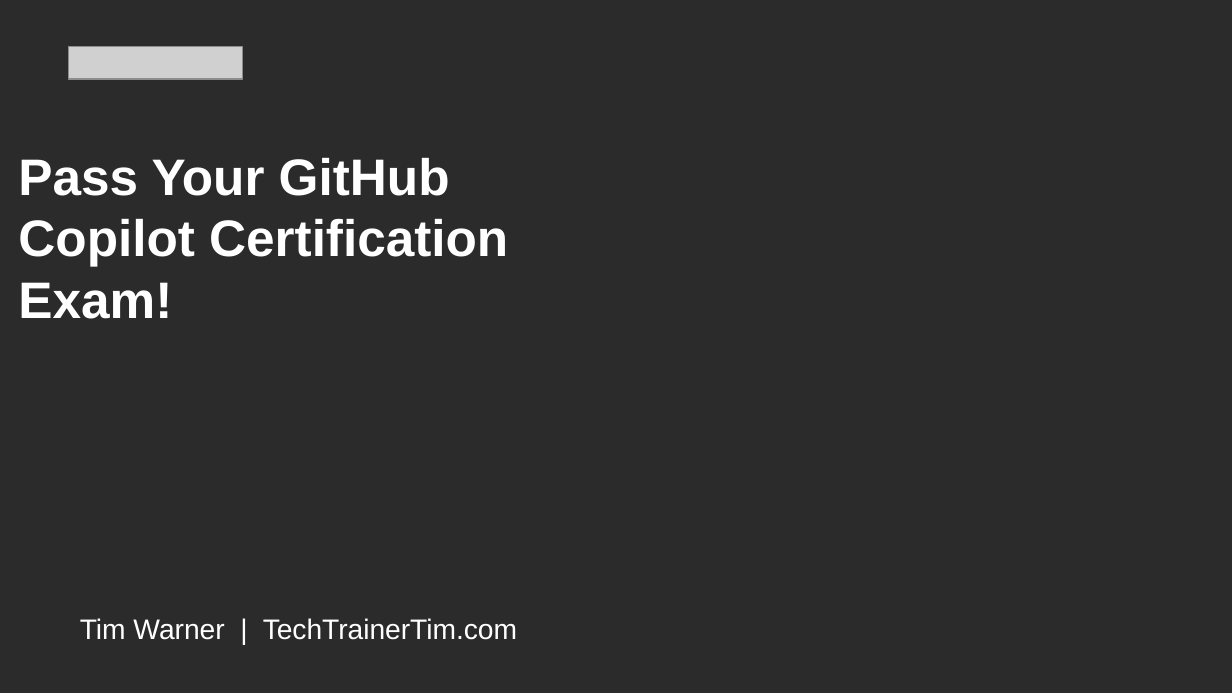
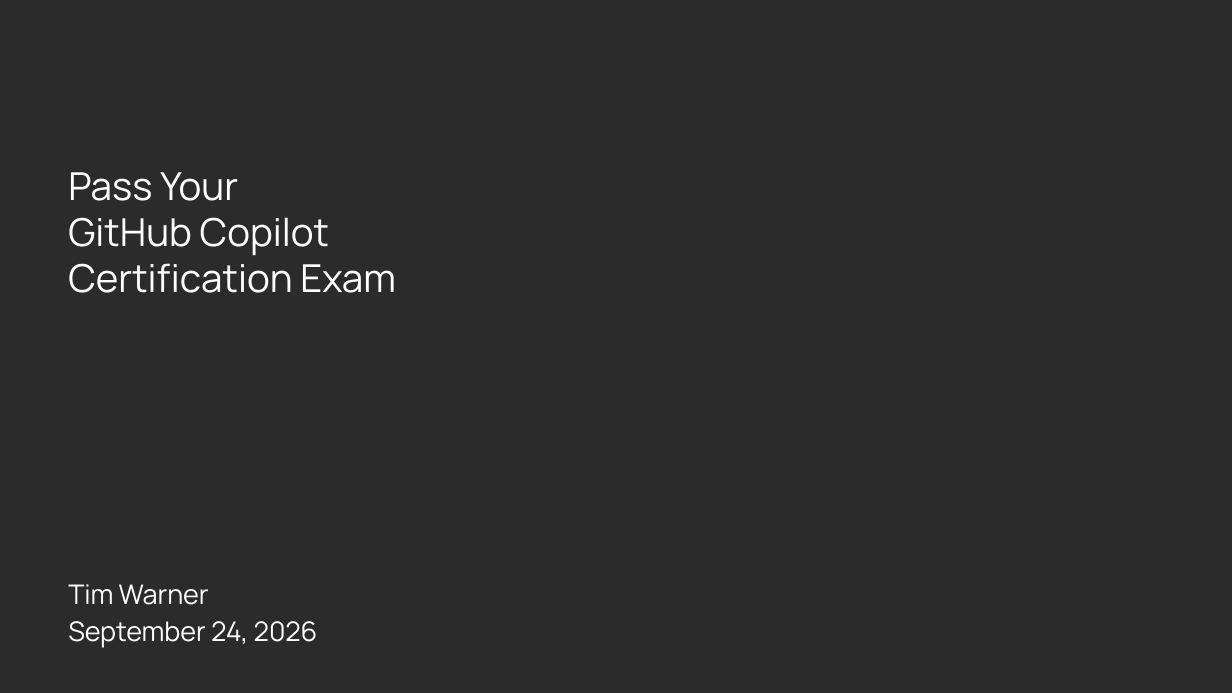
Before and after one commit to timothywarner-org/copilot-cert-prep, a slide deck: slide 1 of warner-github-cert-prep-september-2026.pptx. Drawn at 1232x693 pixels with LibreOffice and Linux fonts; fonts in the diff are those of the drawing; grey boxes stand for pictures; background and template pictures are left out; a plain dark background stands for a picture behind light text. Boxes give left, top, right and bottom in pixels: in the first picture for what was removed or moved away, otherwise in the second. Text is boxed around its words. In the diff, an @@ line names an element or a change of style, - is before the commit and + after.

```diff
--- a/warner-github-cert-prep-september-2026.pptx
+++ b/warner-github-cert-prep-september-2026.pptx
@@ picture removed at (68,47,241,80) @@
@@ title at (68,172,396,293): text changed; size 30 to 22.5 pt; font Arial to Manrope; bold off @@
-Pass Your GitHub
-Copilot Certification
-Exam!
+Pass Your
+GitHub Copilot
+Certification Exam
@@ subtitle added at (68,584,318,648), 15.8 pt, text #FFFFFF @@
+Tim Warner
+September 24, 2026
@@ text removed at (80,618,517,640) @@
-Tim Warner | TechTrainerTim.com
```
Also in this commit, not shown: 19 other slides changed, 8 slides added, 4 slides removed, 28 other files.
